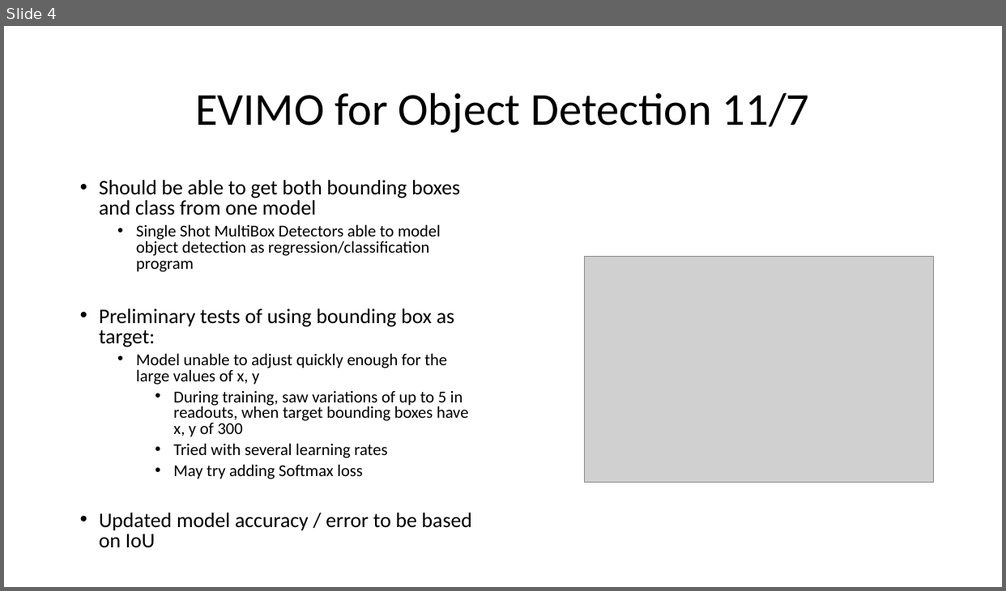
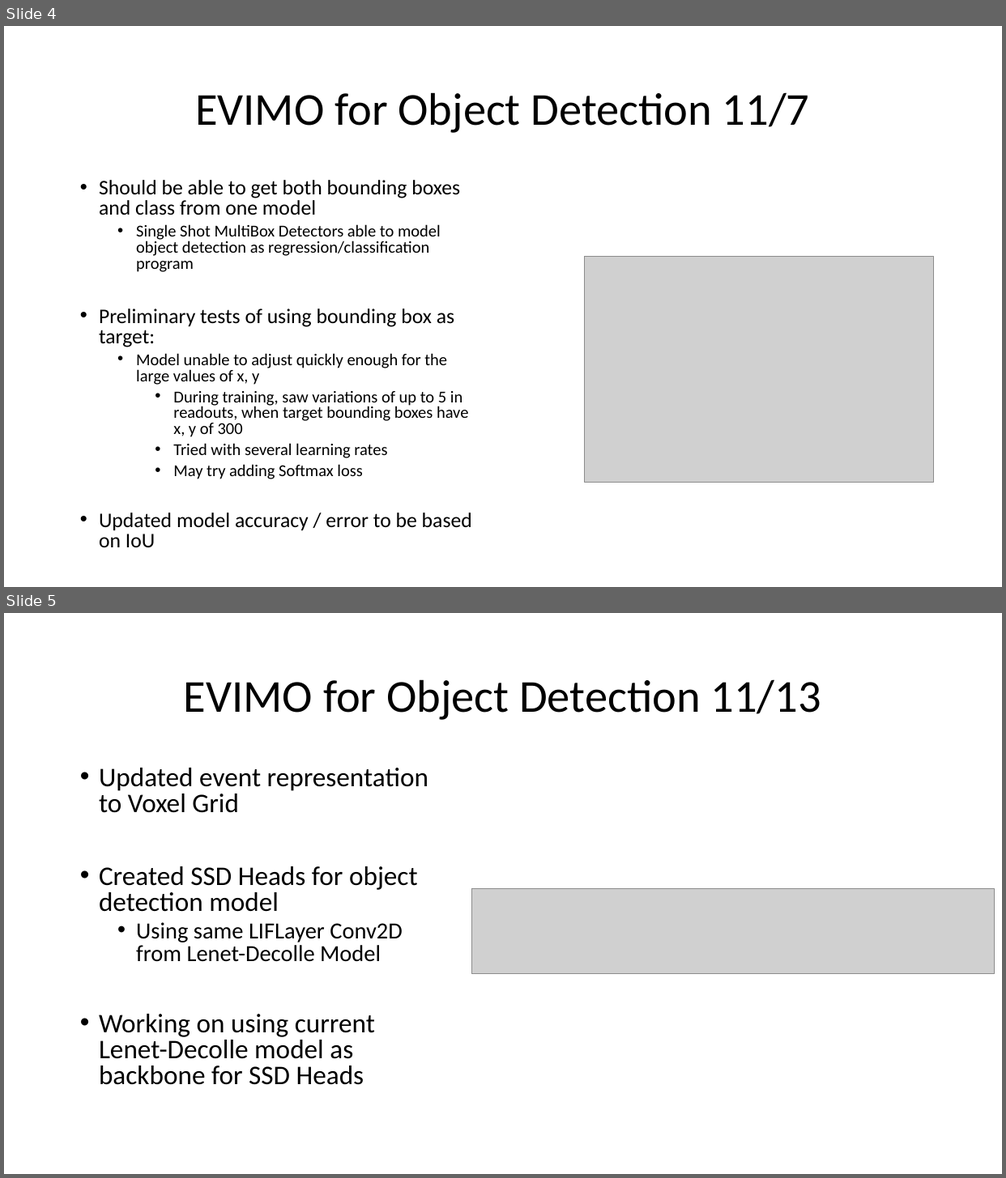
Before and after one commit to tarmst/snn, a slide deck: SNN.pptx. Shown one above the other, each under a label of ours: slide 4 before the commit, slides 4 and 5 after it. The pictures are 1006x591 and 1006x1178 pixels, drawn with LibreOffice and Linux fonts; fonts in the diff are those of the drawing; grey boxes stand for pictures. Boxes give left, top, right and bottom in pixels: in the first picture for what was removed or moved away, otherwise in the second. Text is boxed around its words. In the diff, an @@ line names an element or a change of style, - is before the commit and + after.

Commit message:
Adding SSDHeads, initial work on merging backbone & heads

```diff
--- a/SNN.pptx
+++ b/SNN.pptx
@@ slide 5 added at <box>4,613,1002,1174</box>, background #FFFFFF @@
@@ title added at <box>184,679,821,720</box>, 44 pt, text #000000 @@
+EVIMO for Object Detection 11/13
@@ text added at <box>99,768,428,1085</box>, 25.9 pt, text #000000 @@
+• Updated event representation to Voxel Grid
+• Created SSD Heads for object detection model
+  • Using same LIFLayer Conv2D from Lenet-Decolle Model
+• Working on using current Lenet-Decolle model as backbone for SSD Heads
@@ picture added at <box>472,889,995,974</box> @@
```
Also in this commit, not shown: 3 other files.
